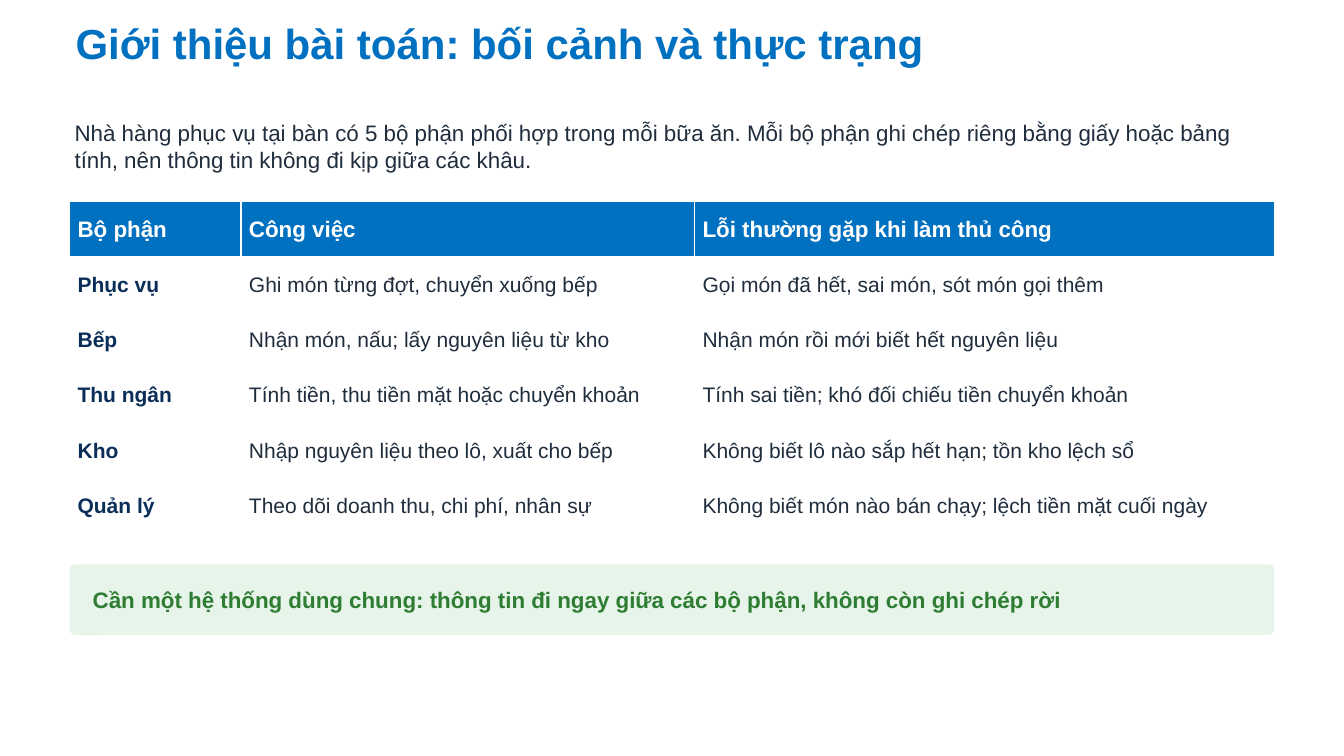
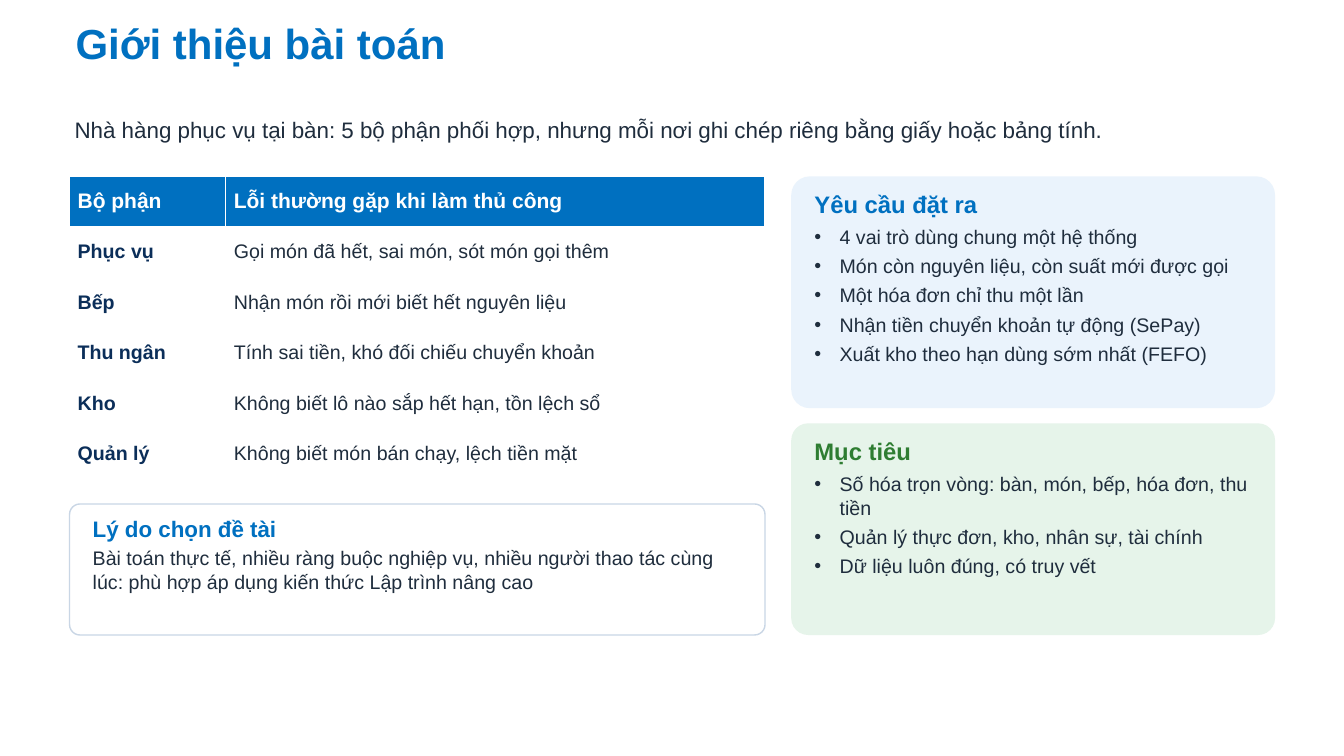
Before and after one commit to Anpham120/restaurant-management-system, a slide deck: slide 2 of docs/bao-cao-ltnc/Slide_LapTrinhNangCao_AtlasRestaurant.pptx. Drawn at 1344x756 pixels with LibreOffice and Linux fonts; fonts in the diff are those of the drawing; background and template pictures are left out. Boxes give left, top, right and bottom in pixels: in the first picture for what was removed or moved away, otherwise in the second. Text is boxed around its words. In the diff, an @@ line names an element or a change of style, - is before the commit and + after.

```diff
--- a/docs/bao-cao-ltnc/Slide_LapTrinhNangCao_AtlasRestaurant.pptx
+++ b/docs/bao-cao-ltnc/Slide_LapTrinhNangCao_AtlasRestaurant.pptx
@@ title at [76, 27, 446, 67]: text changed @@
-Giới thiệu bài toán: bối cảnh và thực trạng
+Giới thiệu bài toán
@@ text at [75, 120, 1101, 143]: text changed @@
-Nhà hàng phục vụ tại bàn có 5 bộ phận phối hợp trong mỗi bữa ăn. Mỗi bộ phận ghi chép riêng bằng giấy hoặc bảng tính, nên thông tin không đi kịp giữa các khâu.
+Nhà hàng phục vụ tại bàn: 5 bộ phận phối hợp, nhưng mỗi nơi ghi chép riêng bằng giấy hoặc bảng tính.
@@ table at [70, 176, 765, 479] @@
-column 2: Công việc | Ghi món từng đợt, chuyển xuống bếp | Nhận món, nấu; lấy nguyên liệu từ kho | Tính tiền, thu tiền mặt hoặc chuyển khoản | Nhập nguyên liệu theo lô, xuất cho bếp | Theo dõi doanh thu, chi phí, nhân sự
-column 3: Lỗi thường gặp khi làm thủ công | Gọi món đã hết, sai món, sót món gọi thêm | Nhận món rồi mới biết hết nguyên liệu | Tính sai tiền; khó đối chiếu tiền chuyển khoản | Không biết lô nào sắp hết hạn; tồn kho lệch sổ | Không biết món nào bán chạy; lệch tiền mặt cuối ngày
+column 2: Lỗi thường gặp khi làm thủ công | Gọi món đã hết, sai món, sót món gọi thêm | Nhận món rồi mới biết hết nguyên liệu | Tính sai tiền, khó đối chiếu chuyển khoản | Không biết lô nào sắp hết hạn, tồn lệch sổ | Không biết món bán chạy, lệch tiền mặt
@@ table: place and size @@
-table at [70, 202, 1274, 534]
+table at [70, 176, 765, 479]
@@ rounded rectangle added at [791, 176, 1275, 408], fill #EAF3FC @@
@@ text added at [814, 194, 1228, 365], 14 pt, text #1F2D3D @@
+Yêu cầu đặt ra
+• 4 vai trò dùng chung một hệ thống
+• Món còn nguyên liệu, còn suất mới được gọi
+• Một hóa đơn chỉ thu một lần
+• Nhận tiền chuyển khoản tự động (SePay)
+• Xuất kho theo hạn dùng sớm nhất (FEFO)
@@ rounded rectangle added at [791, 423, 1275, 635], fill #E6F4EA @@
@@ text added at [814, 442, 1247, 577], 14 pt, text #1F2D3D @@
+Mục tiêu
+• Số hóa trọn vòng: bàn, món, bếp, hóa đơn, thu tiền
+• Quản lý thực đơn, kho, nhân sự, tài chính
+• Dữ liệu luôn đúng, có truy vết
@@ rounded rectangle: place and size @@
-rounded rectangle at [70, 565, 1274, 635]
+rounded rectangle at [70, 504, 765, 635]
@@ rounded rectangle at [70, 504, 765, 635]: fill #E6F4EA to #FFFFFF; outline none to #C9D6E5 1 pt @@
@@ text "Lý do chọn đề tài" at [93, 519, 714, 593]: vertical alignment middle to top @@
@@ text at [93, 519, 714, 593]: text changed; size 16 to 14 pt; text colour #2E7D32 to #1F2D3D; bold off @@
-Cần một hệ thống dùng chung: thông tin đi ngay giữa các bộ phận, không còn ghi chép rời
+Lý do chọn đề tài
+Bài toán thực tế, nhiều ràng buộc nghiệp vụ, nhiều người thao tác cùng lúc: phù hợp áp dụng kiến thức Lập trình nâng cao
```
Also in this commit, not shown: 1 slide removed, 1 other file.
